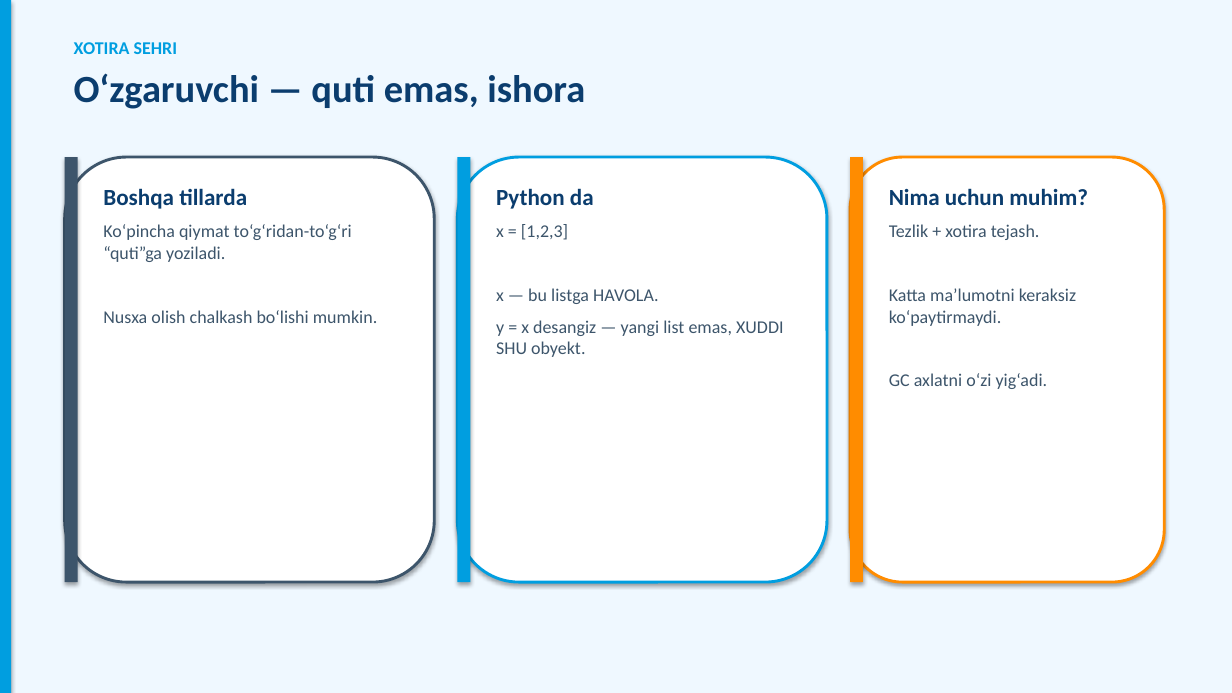
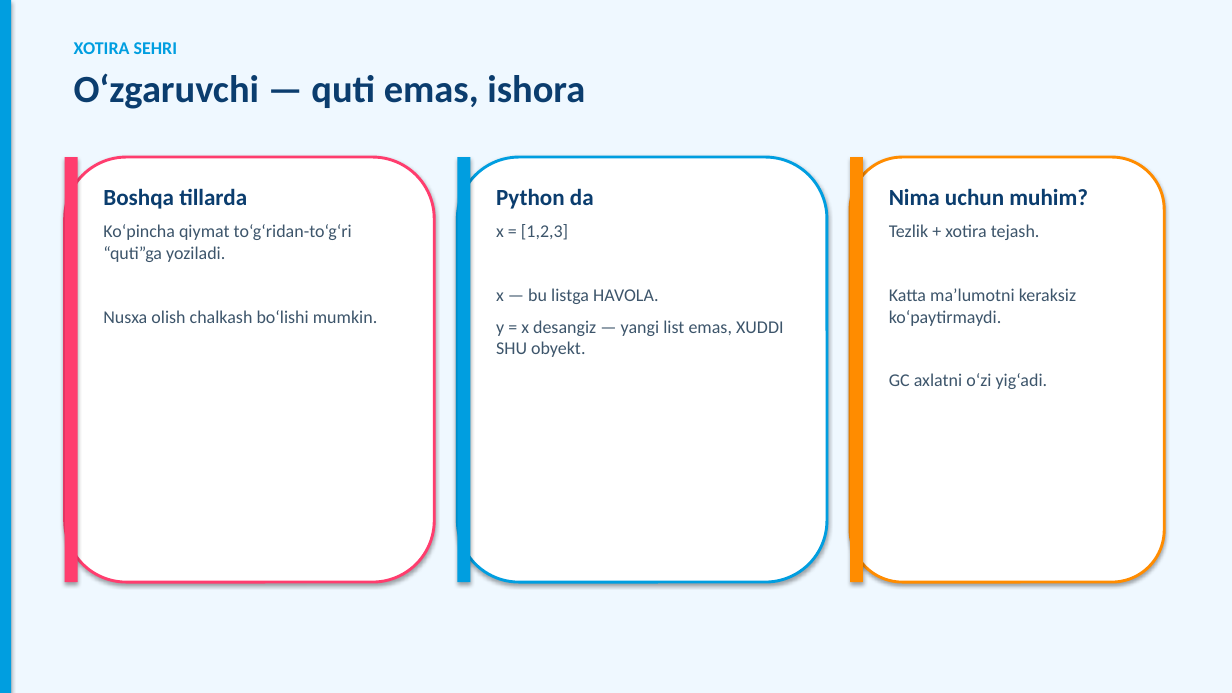
Before and after one commit to DilshodZokirov/bgalaxy-app, a slide deck: slide 6 of python-prezentatsiya/Python-Django-Vaaav.pptx. Drawn at 1232x693 pixels with LibreOffice and Linux fonts; fonts in the diff are those of the drawing. Boxes give left, top, right and bottom in pixels: in the first picture for what was removed or moved away, otherwise in the second. Text is boxed around its words. In the diff, an @@ line names an element or a change of style, - is before the commit and + after.

```diff
--- a/python-prezentatsiya/Python-Django-Vaaav.pptx
+++ b/python-prezentatsiya/Python-Django-Vaaav.pptx
@@ rounded rectangle at [65, 157, 434, 582]: outline #3D556B 2.25 pt to #FF3D6E 2.25 pt @@
@@ rectangle at [65, 157, 78, 582]: fill #3D556B to #FF3D6E @@
```
Also in this commit, not shown: 1 other file.
